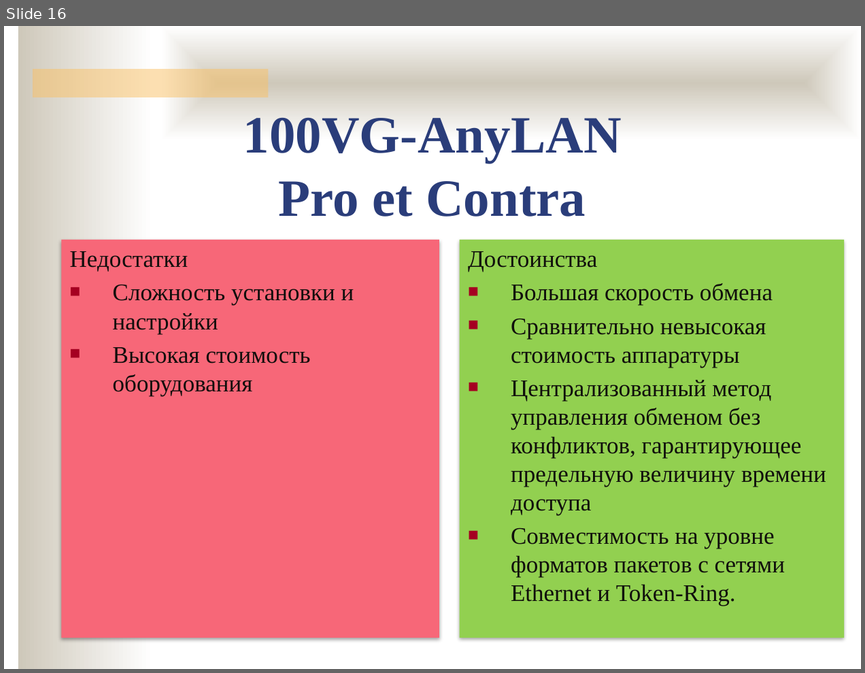
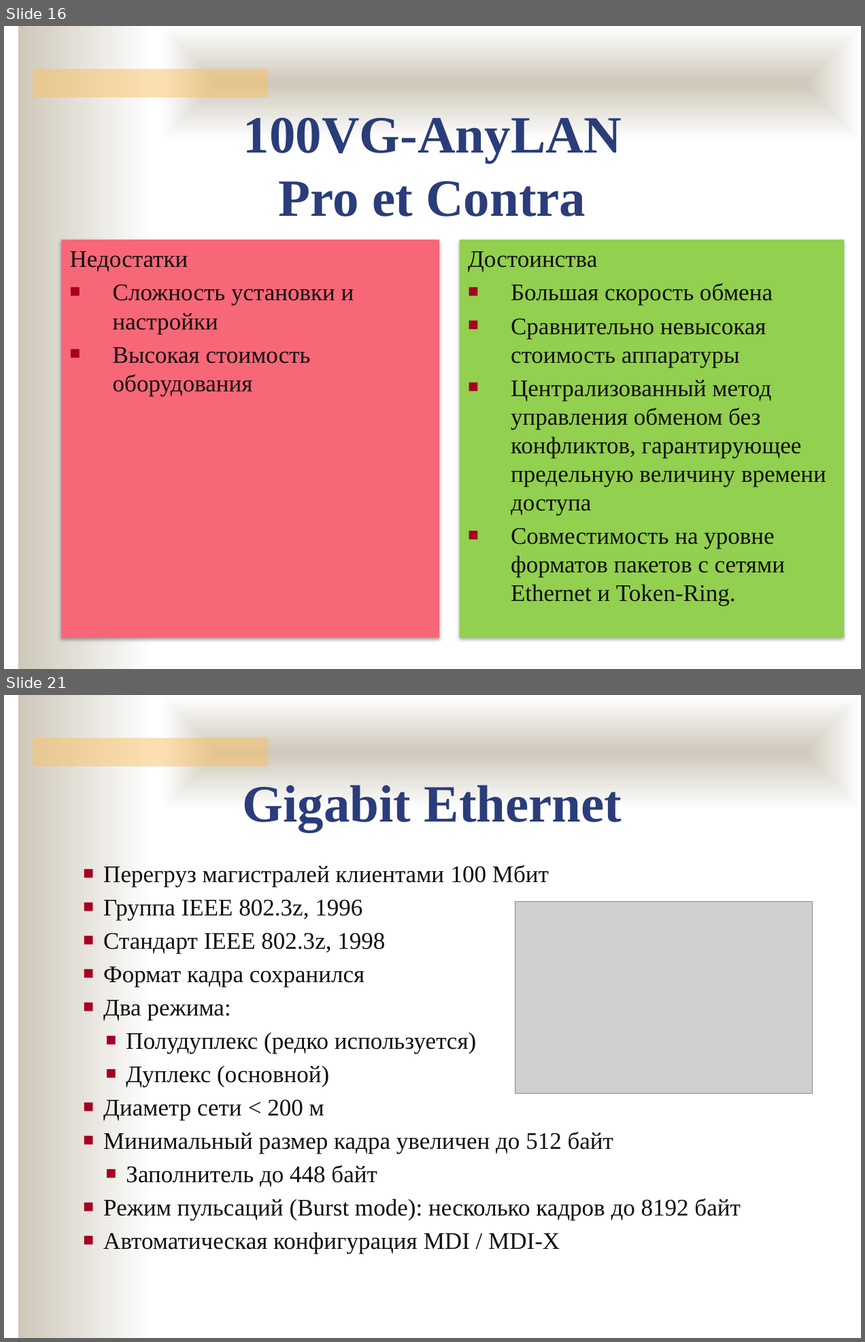
Before and after one commit to ukoloff/nets, a slide deck: 06.pptx. Shown one above the other, each under a label of ours: slide 16 before the commit, slides 16 and 21 after it; the slides between them are not shown. The pictures are 865x673 and 865x1342 pixels, drawn with LibreOffice and Linux fonts; fonts in the diff are those of the drawing; grey boxes stand for pictures; background and template pictures are left out. Boxes give left, top, right and bottom in pixels: in the first picture for what was removed or moved away, otherwise in the second. Text is boxed around its words. In the diff, an @@ line names an element or a change of style, - is before the commit and + after.

```diff
--- a/06.pptx
+++ b/06.pptx
@@ slide 21 added at (4, 695, 861, 1338), background #FFFFFF; not listed: 3 template elements that a slide beside it also shows @@
@@ text added at (243, 785, 622, 832), 44 pt, text #2A3D7A, bold @@
+Gigabit Ethernet
@@ text added at (103, 865, 740, 1253), 20 pt, text #100E0C @@
+■ Перегруз магистралей клиентами 100 Мбит
+■ Группа IEEE 802.3z, 1996
+■ Стандарт IEEE 802.3z, 1998
+■ Формат кадра сохранился
+■ Два режима:
+  ■ Полудуплекс (редко используется)
+  ■ Дуплекс (основной)
+■ Диаметр сети < 200 м
+■ Минимальный размер кадра увеличен до 512 байт
+  ■ Заполнитель до 448 байт
+■ Режим пульсаций (Burst mode): несколько кадров до 8192 байт
+■ Автоматическая конфигурация MDI / MDI-X
@@ picture added at (515, 902, 812, 1093) @@
```
Also in this commit, not shown: 7 other slides added.
